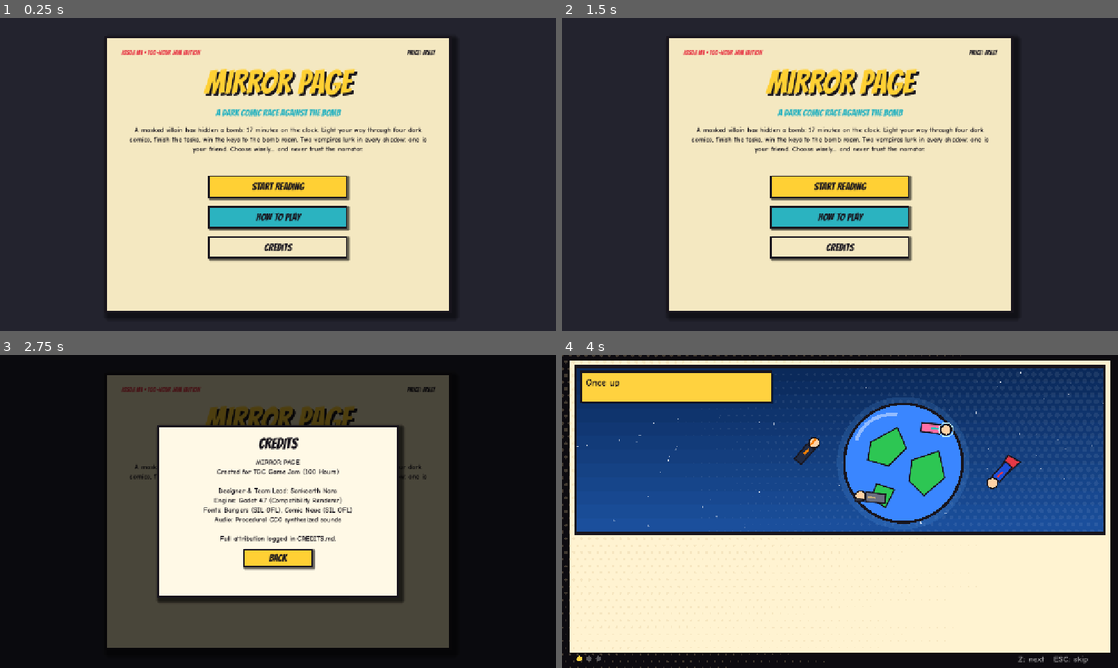
Above: before the commit, frames 1-4 (two rows, left to right).
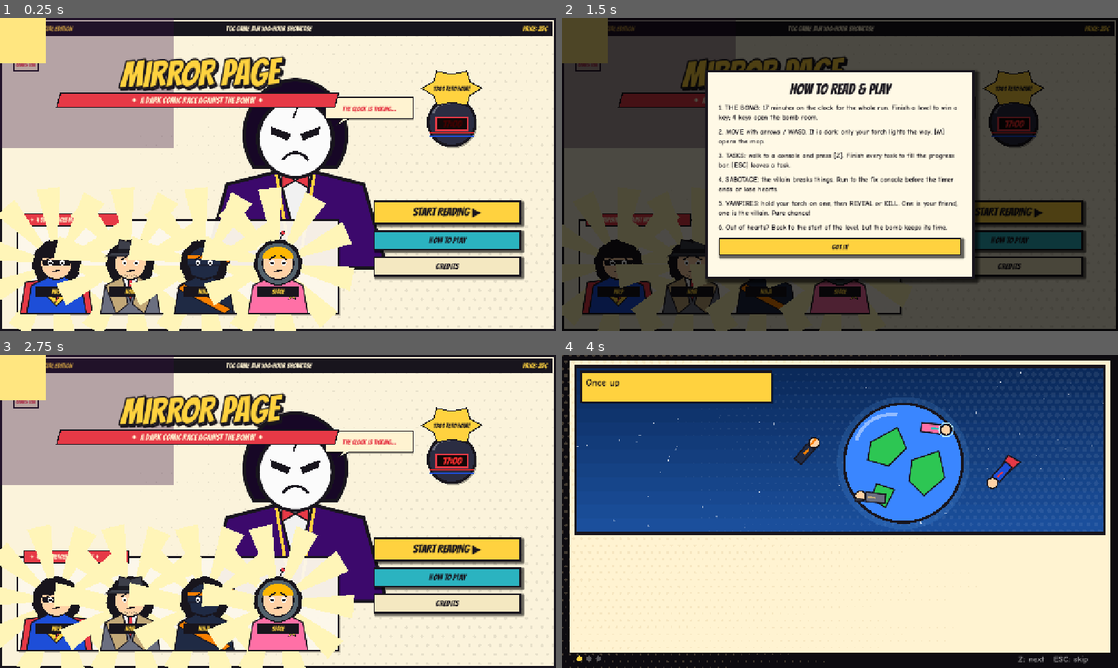
Above: after the commit, the same moments.

Repository: SankeerthNara/TGC-Game-Jam
Game: Godot game, scene res://scenes/main/main.tscn
Same seed, same stepped clock (60 frames per second), same inputs: the game is played once before the commit and once after it.
Inputs (mouse positions are in pixels of both pictures, inside the frame that each line leads up to):
- Up to frame 1 (0.25 s): no input
- Up to frame 2 (1.5 s): click "HOW TO PLAY" at 0.5 s; click "CREDITS" at 1.25 s
- Up to frame 3 (2.75 s): click (278, 583) at 2 s, where only the run after the commit has a clickable "GOT IT!"
- Up to frame 4 (4 s): click (840, 558) at 2.75 s, where only the run before the commit has a clickable "BACK"; click "START READING" (after the commit: "START READING ▶") at 3.5 s

The runs differ from the first frame. In frame 1, 84% of the frame differs, in the area x 0-100%, y 0-100%; in frame 2, 92%; in frame 3, 84%; in frame 4, nothing differs.

Commit message:
ui: animated comic cover main menu with looming villain, 4 hero busts and ticking bomb

Diff:
--- a/new-game-project/ui/main_menu.gd
+++ b/new-game-project/ui/main_menu.gd
@@ -1,146 +1,189 @@
 class_name MainMenu
 extends Control
-## Main title screen for Mirror Page. Vintage comic book cover aesthetic.
+## Animated comic cover main menu for Mirror Page:
+## Big logo, looming masked villain, 4 hero busts, ticking 17:00 bomb, comic buttons.
 
 const FONT_TITLE := preload("res://assets/fonts/Bangers-Regular.ttf")
 const FONT_BODY := preload("res://assets/fonts/ComicNeue-Bold.ttf")
 const SFX_CLICK := preload("res://assets/audio/click.wav")
-const TEX_BURST := preload("res://assets/art/comic_burst_twist.png")
-const TEX_HALFTONE := preload("res://assets/art/halftone_dot.png")
+
+const INK := Color("18151d")
+const PAPER := Color("fff3d1")
+const GOLD := Color("ffd23f")
+const RED := Color("e63946")
 
 var _help_modal: Control
 var _credits_modal: Control
-var _click_player: AudioStreamPlayer
+var _sfx_player: AudioStreamPlayer
+var _time := 0.0
+
+const HERO_NAMES := ["PULP", "NOIR", "NINJA", "SPACE"]
 
 
 func _ready() -> void:
-	_click_player = AudioStreamPlayer.new()
-	_click_player.stream = SFX_CLICK
-	add_child(_click_player)
-
-	_build_menu()
-
-
-func _play_click() -> void:
-	_click_player.play()
-
-
-func _build_menu() -> void:
-	# Background
-	var bg := ColorRect.new()
-	bg.set_anchors_preset(Control.PRESET_FULL_RECT)
-	bg.color = Color("23232e")
-	add_child(bg)
-
-	# Comic cover parchment sheet
-	var sheet := PanelContainer.new()
-	sheet.custom_minimum_size = Vector2(800, 640)
-	sheet.position = Vector2((1280 - 800) * 0.5, (720 - 640) * 0.5)
-
-	var sb := StyleBoxFlat.new()
-	sb.bg_color = Color("f4e8c1") # Aged newsprint
-	sb.border_width_bottom = 6
-	sb.border_width_left = 6
-	sb.border_width_right = 6
-	sb.border_width_top = 6
-	sb.border_color = Color("18151d")
-	sb.shadow_size = 12
-	sb.shadow_offset = Vector2(8, 8)
-	sb.shadow_color = Color(0, 0, 0, 0.5)
-	sb.content_margin_left = 40
-	sb.content_margin_right = 40
-	sb.content_margin_top = 30
-	sb.content_margin_bottom = 30
-	sheet.add_theme_stylebox_override("panel", sb)
-	add_child(sheet)
-
-	var vbox := VBoxContainer.new()
-	vbox.add_theme_constant_override("separation", 18)
-	sheet.add_child(vbox)
-
-	# Top comic issue header banner
-	var top_bar := HBoxContainer.new()
-	vbox.add_child(top_bar)
-
-	var issue_tag := Label.new()
-	issue_tag.text = "ISSUE #1 • 100-HOUR JAM EDITION"
-	issue_tag.add_theme_font_override("font", FONT_TITLE)
-	issue_tag.add_theme_font_size_override("font_size", 16)
-	issue_tag.add_theme_color_override("font_color", Color("e63946"))
-	top_bar.add_child(issue_tag)
-
-	var spacer := Control.new()
-	spacer.size_flags_horizontal = Control.SIZE_EXPAND_FILL
-	top_bar.add_child(spacer)
-
-	var price_tag := Label.new()
-	price_tag.text = "PRICE: FREE!"
-	price_tag.add_theme_font_override("font", FONT_TITLE)
-	price_tag.add_theme_font_size_override("font_size", 16)
-	price_tag.add_theme_color_override("font_color", Color("18151d"))
-	top_bar.add_child(price_tag)
-
-	# Big Main Comic Title
-	var title_lbl := Label.new()
-	title_lbl.text = "MIRROR PAGE"
-	title_lbl.horizontal_alignment = HORIZONTAL_ALIGNMENT_CENTER
-	title_lbl.add_theme_font_override("font", FONT_TITLE)
-	title_lbl.add_theme_font_size_override("font_size", 76)
-	title_lbl.add_theme_color_override("font_color", Color("ffd034"))
-	title_lbl.add_theme_color_override("font_shadow_color", Color("18151d"))
-	title_lbl.add_theme_constant_override("shadow_offset_x", 5)
-	title_lbl.add_theme_constant_override("shadow_offset_y", 5)
-	vbox.add_child(title_lbl)
-
-	# Subtitle
-	var sub_lbl := Label.new()
-	sub_lbl.text = "A DARK COMIC RACE AGAINST THE BOMB"
-	sub_lbl.horizontal_alignment = HORIZONTAL_ALIGNMENT_CENTER
-	sub_lbl.add_theme_font_override("font", FONT_TITLE)
-	sub_lbl.add_theme_font_size_override("font_size", 22)
-	sub_lbl.add_theme_color_override("font_color", Color("2bb3c0"))
-	vbox.add_child(sub_lbl)
-
-	# Story premise blurb
-	var blurb := Label.new()
-	blurb.text = "A masked villain has hidden a bomb: 17 minutes on the clock. Light your way through four dark comics, finish the tasks, win the keys to the bomb room. Two vampires lurk in every shadow: one is your friend. Choose wisely... and never trust the narrator."
-	blurb.horizontal_alignment = HORIZONTAL_ALIGNMENT_CENTER
-	blurb.autowrap_mode = TextServer.AUTOWRAP_WORD_SMART
-	blurb.add_theme_font_override("font", FONT_BODY)
-	blurb.add_theme_font_size_override("font_size", 16)
-	blurb.add_theme_color_override("font_color", Color("18151d"))
-	vbox.add_child(blurb)
-
-	var btn_spacer := Control.new()
-	btn_spacer.custom_minimum_size = Vector2(0, 15)
-	vbox.add_child(btn_spacer)
+	set_anchors_preset(Control.PRESET_FULL_RECT)
+
+	_sfx_player = AudioStreamPlayer.new()
+	_sfx_player.stream = SFX_CLICK
+	_sfx_player.bus = "Master"
+	add_child(_sfx_player)
+
+	# Buttons Container on the right
+	var btn_box := VBoxContainer.new()
+	btn_box.position = Vector2(860, 420)
+	btn_box.custom_minimum_size = Vector2(340, 240)
+	btn_box.add_theme_constant_override("separation", 14)
+	add_child(btn_box)
 
 	# Buttons
-	var btn_start := _create_button("START READING", Color("ffd034"))
+	var btn_start := _create_button("START READING ▶", GOLD)
+	btn_start.custom_minimum_size = Vector2(340, 54)
+	btn_start.add_theme_font_size_override("font_size", 26)
 	btn_start.pressed.connect(_on_start_pressed)
-	vbox.add_child(btn_start)
+	btn_box.add_child(btn_start)
 
 	var btn_help := _create_button("HOW TO PLAY", Color("2bb3c0"))
+	btn_help.custom_minimum_size = Vector2(340, 46)
+	btn_help.add_theme_font_size_override("font_size", 20)
 	btn_help.pressed.connect(func() -> void: _help_modal.visible = true)
-	vbox.add_child(btn_help)
+	btn_box.add_child(btn_help)
 
 	var btn_credits := _create_button("CREDITS", Color("f4e8c1"))
+	btn_credits.custom_minimum_size = Vector2(340, 46)
+	btn_credits.add_theme_font_size_override("font_size", 20)
 	btn_credits.pressed.connect(func() -> void: _credits_modal.visible = true)
-	vbox.add_child(btn_credits)
+	btn_box.add_child(btn_credits)
 
 	# Modals
 	_build_help_modal()
 	_build_credits_modal()
 
 
+func _process(delta: float) -> void:
+	_time += delta
+	queue_redraw()
+
+
+func _play_click() -> void:
+	if _sfx_player:
+		_sfx_player.play()
+
+
+func _draw() -> void:
+	var sz := size
+
+	# 1. Base Vintage Comic Paper
+	draw_rect(Rect2(Vector2.ZERO, sz), Color("fbf3db"))
+
+	# Comic Halftone Background
+	ComicArt.halftone(self, sz, Color(0, 0, 0, 0.08), 24.0, 3.5, Vector2(1, 1))
+
+	# Comic Outer Frame Border
+	draw_rect(Rect2(0, 0, sz.x, sz.y), INK, false, 8.0)
+
+	# 2. Comic Top Masthead / Issue Banner
+	draw_rect(Rect2(8, 8, sz.x - 16, 32), INK)
+	draw_string(FONT_TITLE, Vector2(24, 30), "ISSUE #1 • SPECIAL EDITION", HORIZONTAL_ALIGNMENT_LEFT, -1, 16, GOLD)
+	draw_string(FONT_TITLE, Vector2(sz.x * 0.5 - 120, 30), "TGC GAME JAM 100-HOUR SHOWCASE", HORIZONTAL_ALIGNMENT_CENTER, -1, 16, PAPER)
+	draw_string(FONT_TITLE, Vector2(sz.x - 140, 30), "PRICE: 25¢", HORIZONTAL_ALIGNMENT_RIGHT, 120, 16, GOLD)
+
+	# Comics Code Authority Stamp (Top Left)
+	var stamp_rect := Rect2(Vector2(32, 54), Vector2(56, 68))
+	draw_rect(stamp_rect, PAPER)
+	draw_rect(stamp_rect, INK, false, 2.5)
+	draw_string(FONT_TITLE, Vector2(36, 72), "APPROVED", HORIZONTAL_ALIGNMENT_CENTER, 48, 11, INK)
+	draw_string(FONT_BODY, Vector2(36, 92), "BY THE", HORIZONTAL_ALIGNMENT_CENTER, 48, 10, INK)
+	draw_string(FONT_TITLE, Vector2(36, 112), "COMICS CODE", HORIZONTAL_ALIGNMENT_CENTER, 48, 10, RED)
+
+	# 3. Looming Masked Villain (Center-Top background)
+	var villain_y := 275.0 + sin(_time * 1.8) * 6.0
+	var villain_pos := Vector2(680, villain_y)
+
+	# Ominous aura burst behind villain
+	ComicArt.burst(self, Vector2(400, 300), villain_pos, Color(0.2, 0.05, 0.25, 0.35), Color(0.05, 0.02, 0.08, 0.0), 16, _time * 0.15)
+	# Draw Masked Villain: mask_off = 0.0 (masked!), mood = "grin"
+	ComicArt.narrator(self, villain_pos, 1.75, 0.0, "grin", _time)
+
+	# Villain speech / whisper bubble
+	var speech_c := villain_pos + Vector2(170, -70)
+	var speech_rect := Rect2(speech_c - Vector2(100, 24), Vector2(200, 48))
+	draw_rect(Rect2(speech_rect.position + Vector2(3, 3), speech_rect.size), Color(0, 0, 0, 0.35))
+	draw_rect(speech_rect, PAPER)
+	draw_rect(speech_rect, INK, false, 2.5)
+	draw_colored_polygon(PackedVector2Array([speech_c + Vector2(-60, 24), speech_c + Vector2(-75, 38), speech_c + Vector2(-45, 24)]), PAPER)
+	draw_polyline(PackedVector2Array([speech_c + Vector2(-60, 24), speech_c + Vector2(-75, 38), speech_c + Vector2(-45, 24)]), INK, 2.5)
+	draw_string(FONT_TITLE, speech_c + Vector2(-90, 7), "THE CLOCK IS TICKING...", HORIZONTAL_ALIGNMENT_CENTER, 180, 16, RED)
+
+	# 4. Big MIRROR PAGE Logo
+	var logo_pos := Vector2(460, 130)
+	ComicArt.shout(self, "MIRROR PAGE", logo_pos, 82, GOLD, 14, -0.02, 1.0)
+
+	# Subtitle ribbon
+	var sub_pts := PackedVector2Array([
+		Vector2(140, 172),
+		Vector2(780, 172),
+		Vector2(770, 206),
+		Vector2(130, 206)
+	])
+	draw_colored_polygon(sub_pts, RED)
+	draw_polyline(PackedVector2Array([sub_pts[0], sub_pts[1], sub_pts[2], sub_pts[3], sub_pts[0]]), INK, 3.0)
+	draw_string(FONT_TITLE, Vector2(150, 196), "✦ A DARK COMIC RACE AGAINST THE BOMB! ✦", HORIZONTAL_ALIGNMENT_CENTER, 610, 20, PAPER)
+
+	# 5. Ticking Bomb (Upper-Right) showing 17:00
+	var bomb_pos := Vector2(1040, 240)
+	var bomb_urgent := (int(_time * 3.0) % 2 == 0)
+	ComicArt.bomb(self, bomb_pos, 54.0, 1020.0, _time, bomb_urgent)
+
+	# Comic burst tag over bomb
+	var bomb_badge_pos := bomb_pos + Vector2(0, -78)
+	var b_pts := PackedVector2Array()
+	for k in 12:
+		var a := k / 12.0 * TAU
+		var r: float = 46.0 if k % 2 == 0 else 32.0
+		b_pts.append(bomb_badge_pos + Vector2(cos(a) * r * 1.5, sin(a) * r))
+	b_pts.append(b_pts[0])
+	draw_colored_polygon(b_pts, GOLD)
+	draw_polyline(b_pts, INK, 2.5)
+	draw_string(FONT_TITLE, bomb_badge_pos + Vector2(-60, 6), "17:00 ZERO HOUR!", HORIZONTAL_ALIGNMENT_CENTER, 120, 14, INK)
+
+	# 6. Four Hero Busts (Bottom-Left Spread)
+	var h_panel := Rect2(Vector2(40, 465), Vector2(740, 215))
+	draw_rect(Rect2(h_panel.position + Vector2(4, 4), h_panel.size), Color(0, 0, 0, 0.25))
+	draw_rect(h_panel, Color(1, 0.98, 0.93, 0.95))
+	draw_rect(h_panel, INK, false, 4.0)
+
+	# Hero panel banner tag
+	var h_tag := Rect2(h_panel.position + Vector2(16, -15), Vector2(240, 28))
+	draw_rect(h_tag, RED)
+	draw_rect(h_tag, INK, false, 2.0)
+	draw_string(FONT_TITLE, h_tag.position + Vector2(12, 19), "✦ 4 SUPERHEROES MUST UNITE! ✦", HORIZONTAL_ALIGNMENT_LEFT, -1, 14, PAPER)
+
+	var h_start_x := 130.0
+	var h_spacing := 170.0
+	for i in 4:
+		var hc := Vector2(h_start_x + i * h_spacing, 565)
+
+		# Portrait circle framing
+		var circle_r := 52.0
+		ComicArt.disc(self, hc, circle_r + 4.0, INK, 0.0)
+		ComicArt.disc(self, hc, circle_r, Color("ffe680"), 0.0)
+		ComicArt.burst(self, Vector2(circle_r * 2, circle_r * 2), hc, Color("ffe680"), Color("fff5b8"), 10, _time * 0.2)
+		ComicArt.disc(self, hc, circle_r, Color(0, 0, 0, 0), 3.5)
+
+		# Hero bust
+		ComicArt.hero_bust(self, i, hc, 0.72, "determined", _time)
+
+		# Name label pill
+		var pill_rect := Rect2(Vector2(hc.x - 48, hc.y + 54), Vector2(96, 22))
+		draw_rect(pill_rect, INK)
+		draw_string(FONT_TITLE, Vector2(hc.x - 46, hc.y + 70), HERO_NAMES[i], HORIZONTAL_ALIGNMENT_CENTER, 92, 14, GOLD)
+
+
 func _create_button(text: String, bg_color: Color) -> Button:
 	var btn := Button.new()
 	btn.text = text
-	btn.custom_minimum_size = Vector2(320, 52)
-	btn.size_flags_horizontal = Control.SIZE_SHRINK_CENTER
+	btn.mouse_default_cursor_shape = Control.CURSOR_POINTING_HAND
 	btn.add_theme_font_override("font", FONT_TITLE)
-	btn.add_theme_font_size_override("font_size", 24)
-	btn.mouse_default_cursor_shape = Control.CURSOR_POINTING_HAND
 
 	var sb := StyleBoxFlat.new()
 	sb.bg_color = bg_color
@@ -148,19 +191,20 @@
 	sb.border_width_left = 4
 	sb.border_width_right = 4
 	sb.border_width_top = 4
-	sb.border_color = Color("18151d")
-	sb.shadow_size = 4
-	sb.shadow_offset = Vector2(3, 3)
+	sb.border_color = INK
+	sb.shadow_size = 5
+	sb.shadow_offset = Vector2(4, 4)
 	sb.content_margin_left = 20
 	sb.content_margin_right = 20
 	btn.add_theme_stylebox_override("normal", sb)
 
 	var sb_hover := sb.duplicate() as StyleBoxFlat
-	sb_hover.bg_color = bg_color.lightened(0.15)
+	sb_hover.bg_color = bg_color.lightened(0.2)
+	sb_hover.shadow_offset = Vector2(6, 6)
 	btn.add_theme_stylebox_override("hover", sb_hover)
 
-	btn.add_theme_color_override("font_color", Color("18151d"))
-	btn.add_theme_color_override("font_hover_color", Color("18151d"))
+	btn.add_theme_color_override("font_color", INK)
+	btn.add_theme_color_override("font_hover_color", INK)
 	btn.pressed.connect(_play_click)
 	return btn
 
@@ -185,7 +229,7 @@
 	sb.border_width_left = 5
 	sb.border_width_right = 5
 	sb.border_width_top = 5
-	sb.border_color = Color("18151d")
+	sb.border_color = INK
 	sb.shadow_size = 8
 	sb.shadow_offset = Vector2(6, 6)
 	sb.content_margin_left = 30
@@ -204,12 +248,12 @@
 	title.horizontal_alignment = HORIZONTAL_ALIGNMENT_CENTER
 	title.add_theme_font_override("font", FONT_TITLE)
 	title.add_theme_font_size_override("font_size", 34)
-	title.add_theme_color_override("font_color", Color("18151d"))
+	title.add_theme_color_override("font_color", INK)
 	vbox.add_child(title)
 
 	var rules := [
-		"1. THE BOMB: 17 minutes for the whole run. Finish a level to win a key; 4 keys open the bomb room.",
-		"2. MOVE with the arrow keys (hold two for diagonals). It is dark: only your torch lights the way. [M] opens the map.",
+		"1. THE BOMB: 17 minutes on the clock for the whole run. Finish a level to win a key; 4 keys open the bomb room.",
+		"2. MOVE with arrows / WASD. It is dark: only your torch lights the way. [M] opens the map.",
 		"3. TASKS: walk to a console and press [Z]. Finish every task to fill the progress bar. [ESC] leaves a task.",
 		"4. SABOTAGE: the villain breaks things. Run to the fix console before the timer ends or lose hearts.",
 		"5. VAMPIRES: hold your torch on one, then REVEAL or KILL. One is your friend, one is the villain. Pure chance!",
@@ -222,10 +266,10 @@
 		lbl.autowrap_mode = TextServer.AUTOWRAP_WORD_SMART
 		lbl.add_theme_font_override("font", FONT_BODY)
 		lbl.add_theme_font_size_override("font_size", 16)
-		lbl.add_theme_color_override("font_color", Color("18151d"))
+		lbl.add_theme_color_override("font_color", INK)
 		vbox.add_child(lbl)
 
-	var btn_close := _create_button("GOT IT!", Color("ffd034"))
+	var btn_close := _create_button("GOT IT!", GOLD)
 	btn_close.custom_minimum_size = Vector2(160, 42)
 	btn_close.pressed.connect(func() -> void: _help_modal.visible = false)
 	vbox.add_child(btn_close)
@@ -251,7 +295,7 @@
 	sb.border_width_left = 5
 	sb.border_width_right = 5
 	sb.border_width_top = 5
-	sb.border_color = Color("18151d")
+	sb.border_color = INK
 	sb.shadow_size = 8
 	sb.shadow_offset = Vector2(6, 6)
 	sb.content_margin_left = 30
@@ -270,7 +314,7 @@
 	title.horizontal_alignment = HORIZONTAL_ALIGNMENT_CENTER
 	title.add_theme_font_override("font", FONT_TITLE)
 	title.add_theme_font_size_override("font_size", 34)
-	title.add_theme_color_override("font_color", Color("18151d"))
+	title.add_theme_color_override("font_color", INK)
 	vbox.add_child(title)
 
 	var text := Label.new()
@@ -279,10 +323,10 @@
 	text.autowrap_mode = TextServer.AUTOWRAP_WORD_SMART
 	text.add_theme_font_override("font", FONT_BODY)
 	text.add_theme_font_size_override("font_size", 16)
-	text.add_theme_color_override("font_color", Color("18151d"))
+	text.add_theme_color_override("font_color", INK)
 	vbox.add_child(text)
 
-	var btn_close := _create_button("BACK", Color("ffd034"))
+	var btn_close := _create_button("BACK", GOLD)
 	btn_close.custom_minimum_size = Vector2(160, 42)
 	btn_close.pressed.connect(func() -> void: _credits_modal.visible = false)
 	vbox.add_child(btn_close)
